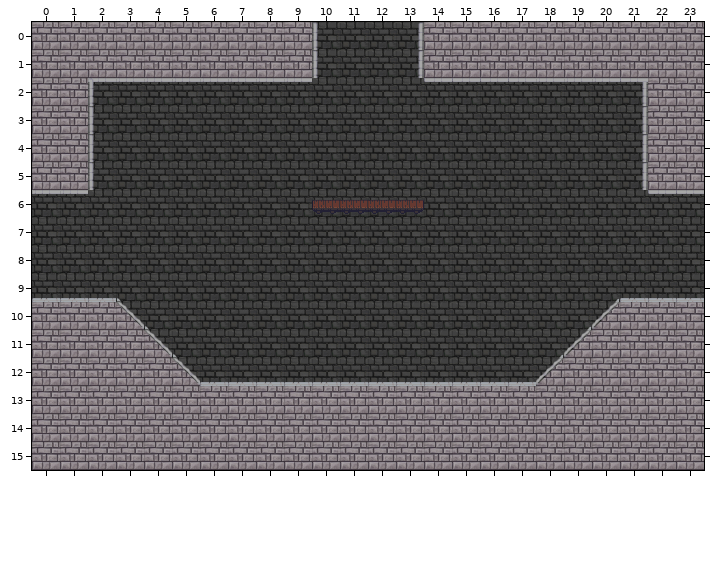
An edit to a level. Tiled map, android/assets/Maps/down/down1.tmx. The first picture shows the starting point.
Cells are 32x32 px. Shown: x 0..23, y 0..15.
After:
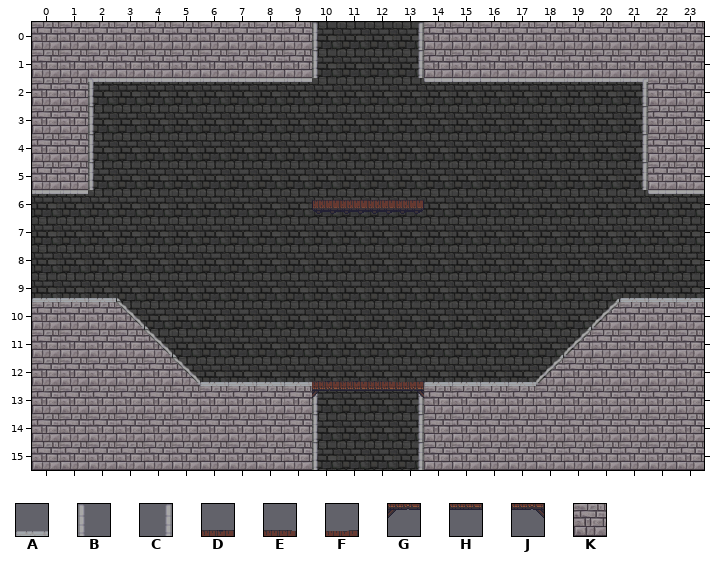
Key: from "castle": A 1, B 35, C 37, D 280, E 281, F 282, G 311, H 312, J 313; from "wall": K 0.
_ is an empty cell.
Changes in this commit:
{"where": "layer \"Слой тайлов 2\""}
{"y":13,"x":10,"old":"KKKK","new":"B__C"}
{"y":14,"x":10,"old":"KKKK","new":"B__C"}
{"y":15,"x":10,"old":"KKKK","new":"B__C"}
{"where": "layer \"Fire\""}
{"y":12,"x":10,"old":"AAAA","new":"DDEF"}
{"y":13,"x":10,"old":"____","new":"GHHJ"}
{"label":"changed","picture_box":[312,381,424,470]}
